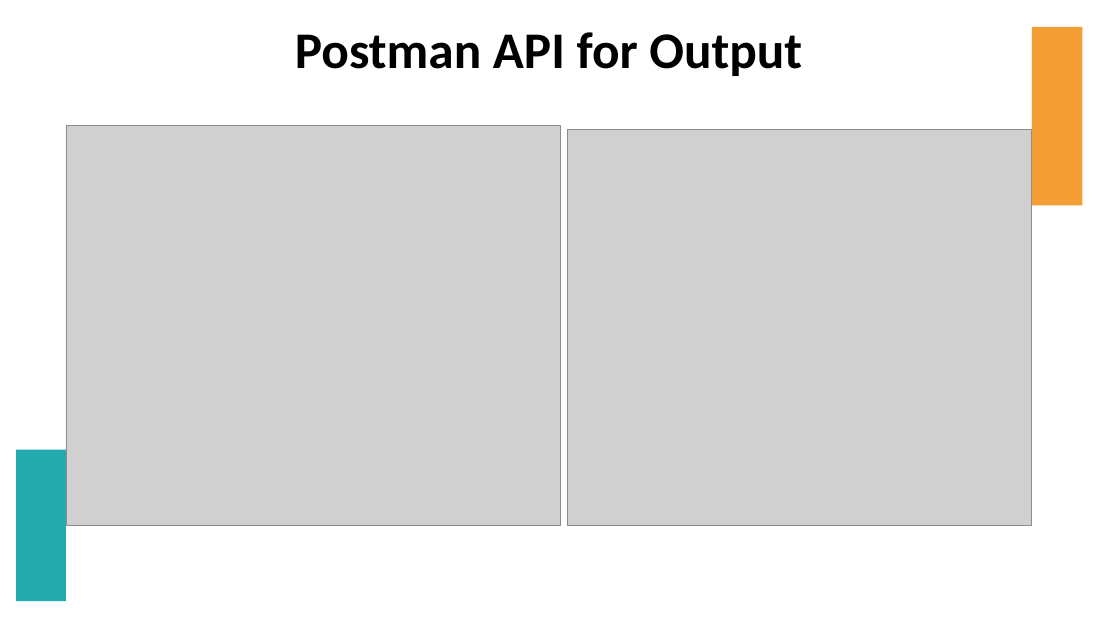
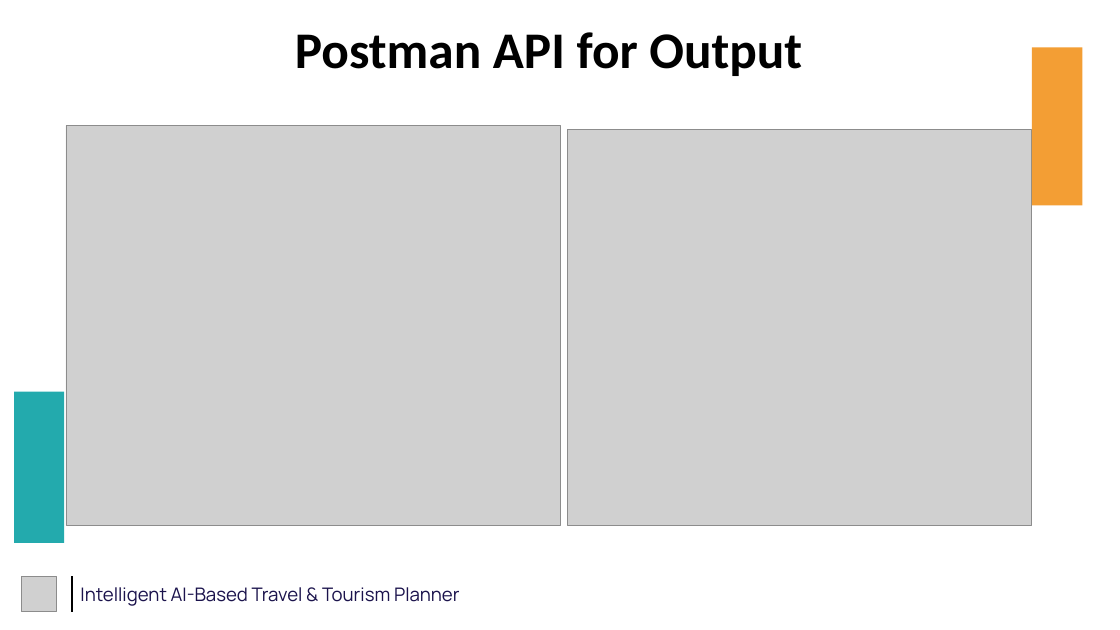
Before and after one commit to tejasreddy-9/Travel-planer, a slide deck: slide 11 of Intiligent AI-Based Travel & Tourism Planner.pptx (slide 9 before the commit). Drawn at 1120x630 pixels with LibreOffice and Linux fonts; fonts in the diff are those of the drawing; grey boxes stand for pictures. Boxes give left, top, right and bottom in pixels: in the first picture for what was removed or moved away, otherwise in the second. Text is boxed around its words. In the diff, an @@ line names an element or a change of style, - is before the commit and + after.

```diff
--- a/Intiligent AI-Based Travel & Tourism Planner.pptx
+++ b/Intiligent AI-Based Travel & Tourism Planner.pptx
@@ rectangle: place and size @@
-rectangle at bbox=[1033, 27, 1083, 205]
+rectangle at bbox=[1033, 47, 1083, 205]
@@ rectangle: place and size @@
-rectangle at bbox=[16, 450, 66, 601]
+rectangle at bbox=[14, 392, 64, 543]
@@ picture added at bbox=[21, 576, 56, 613] @@
@@ line added from (72, 576) to (72, 612), #000000 1.5 pt @@
@@ text added at bbox=[80, 587, 460, 606], 16 pt, text #1B134C @@
+Intelligent AI-Based Travel & Tourism Planner
```
Also in this commit, not shown: 3 other slides changed, 2 slides added.
